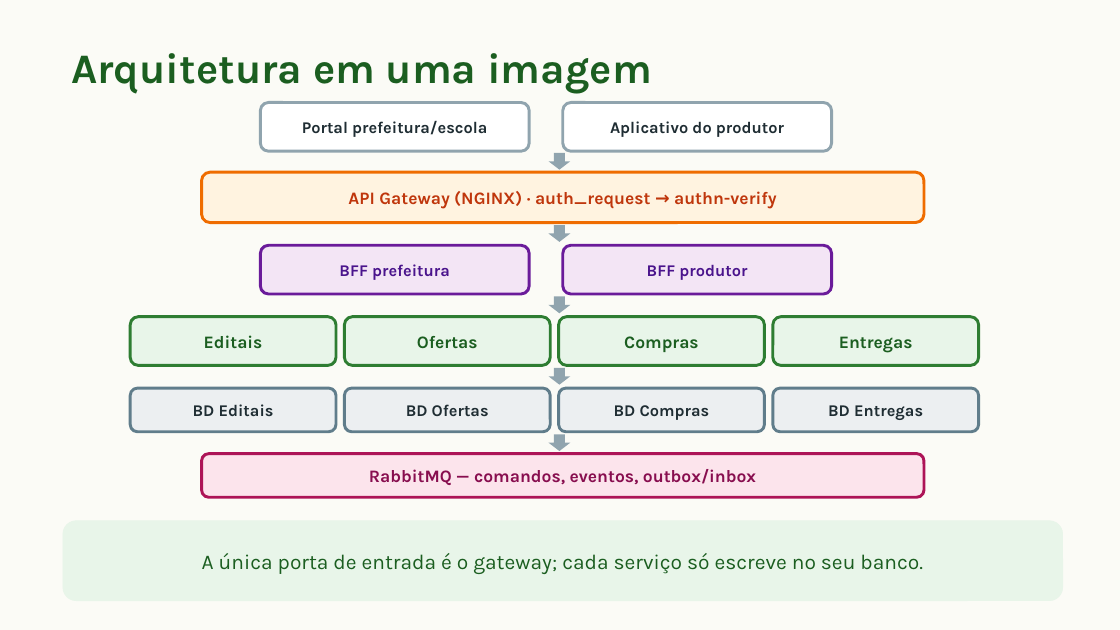
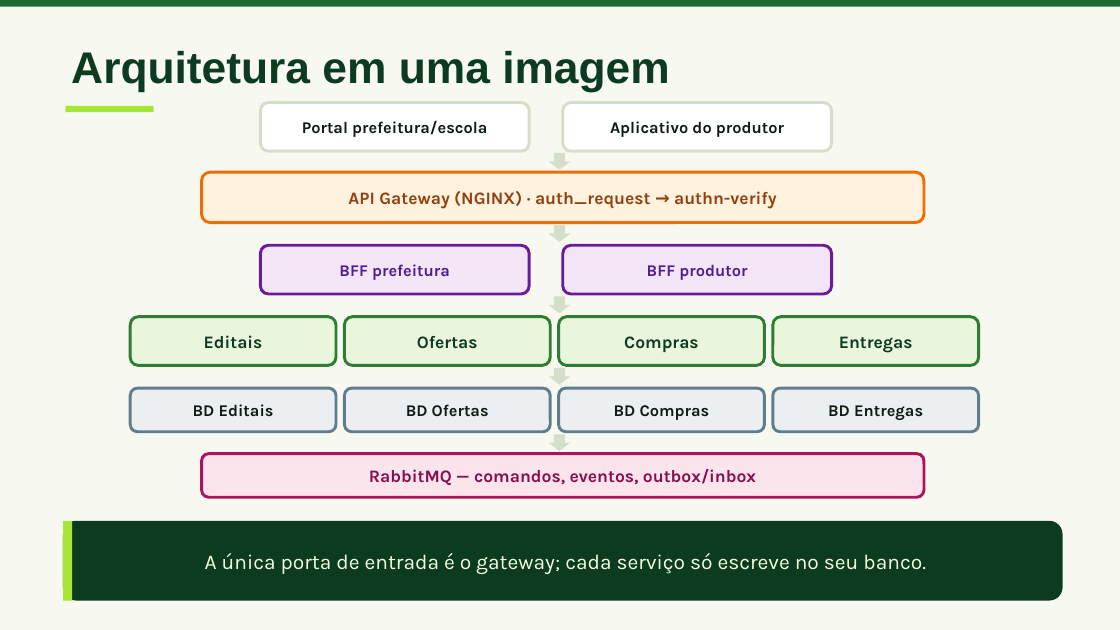
Before and after one commit to camidebem/CampoConecta, a slide deck: slide 3 of docs/parte2/slides.pptx. Drawn at 1120x630 pixels with LibreOffice and Linux fonts; fonts in the diff are those of the drawing. Boxes give left, top, right and bottom in pixels: in the first picture for what was removed or moved away, otherwise in the second. Text is boxed around its words. In the diff, an @@ line names an element or a change of style, - is before the commit and + after.

```diff
--- a/docs/parte2/slides.pptx
+++ b/docs/parte2/slides.pptx
@@ background #FBFBF6 to #F7F9F0 @@
@@ rectangle added at [0,0,1120,7], fill #1E6B33 @@
@@ text "Arquitetura em uma imagem" at [71,51,670,92]: size 36 to 38 pt, font Karla to Arial, text colour #1B5E20 to #0C3B1F @@
@@ rounded rectangle added at [66,106,154,112], fill #A3E635 @@
@@ rounded rectangle "Portal prefeitura/escola" at [260,103,529,151]: text colour #1F2D33 to #0F1B14; outline #90A4AE 2.5 pt to #D6DDC9 2.5 pt @@
@@ rounded rectangle "Aplicativo do produtor" at [563,103,832,151]: text colour #1F2D33 to #0F1B14; outline #90A4AE 2.5 pt to #D6DDC9 2.5 pt @@
@@ rounded rectangle "API Gateway (NGINX) · auth_request ..." at [202,172,924,223]: text colour #BF360C to #92400E @@
@@ rounded rectangle "BFF produtor" at [563,245,832,294]: text colour #4A148C to #4C1D95 @@
@@ text colour #1B5E20 to #0C3B1F; fill #E8F5E9 to #EAF6DB in 4 elements at [130,317,336,365], [344,317,550,365], [559,317,765,365], [773,317,979,365] @@
@@ text colour #1F2D33 to #0F1B14 in 4 elements at [130,388,336,432], [344,388,550,432], [559,388,765,432], [773,388,979,432] @@
@@ fill #90A4AE to #D6DDC9 in 5 elements at [549,153,571,170], [549,225,571,242], [549,297,571,313], [549,368,571,385], [549,434,571,451] @@
@@ rounded rectangle "A única porta de entrada ..." at [63,521,1063,601]: text colour #1B5E20 to #F2FFE0; fill #E8F5E9 to #0C3B1F; outline #E8F5E9 0.75 pt to none @@
@@ rectangle added at [63,521,72,601], fill #A3E635 @@
```
Also in this commit, not shown: 9 other slides changed, 2 other files.
